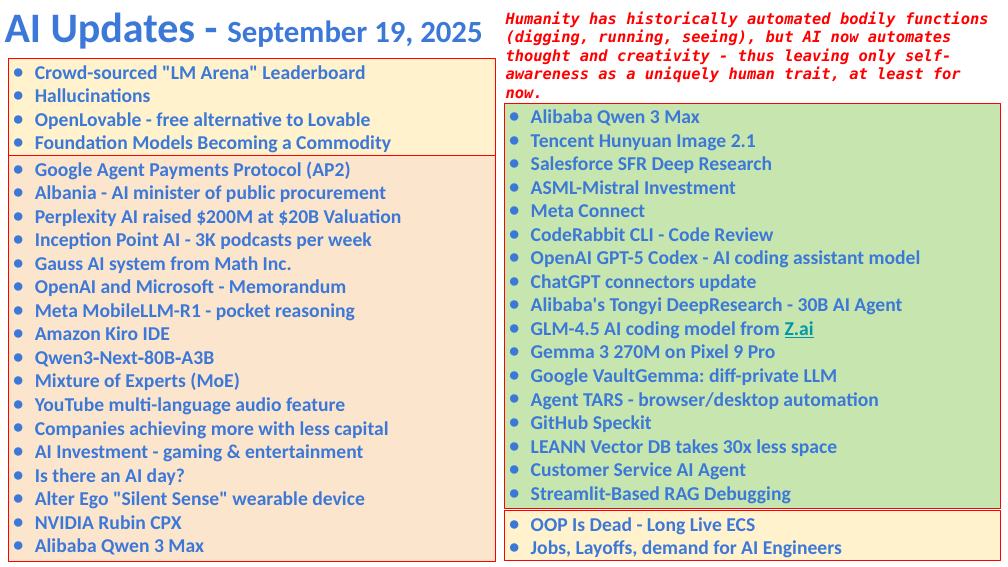
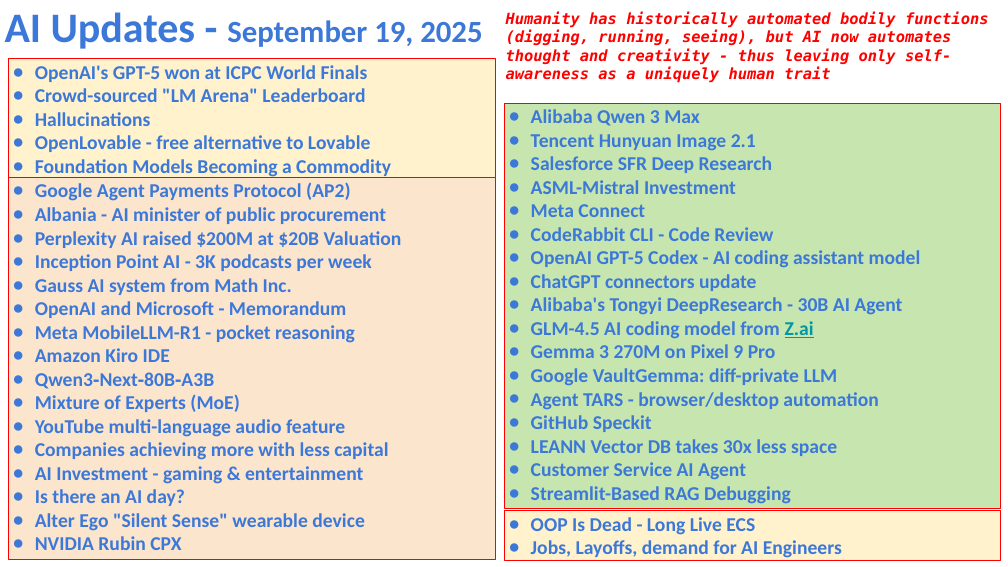
Before and after one commit to lselector/seminar, a slide deck: slide 1 of 2025/2025-09-19-AI-Updates.pptx. Drawn at 1008x567 pixels with LibreOffice and Linux fonts; fonts in the diff are those of the drawing. Boxes give left, top, right and bottom in pixels: in the first picture for what was removed or moved away, otherwise in the second. Text is boxed around its words. In the diff, an @@ line names an element or a change of style, - is before the commit and + after.

Commit message:
update

```diff
--- a/2025/2025-09-19-AI-Updates.pptx
+++ b/2025/2025-09-19-AI-Updates.pptx
@@ text at (506, 11, 989, 83): text changed @@
-Humanity has historically automated bodily functions (digging, running, seeing), but AI now automates thought and creativity - thus leaving only self-awareness as a uniquely human trait, at least for now.
+Humanity has historically automated bodily functions (digging, running, seeing), but AI now automates thought and creativity - thus leaving only self-awareness as a uniquely human trait
@@ rectangle "OpenAI's GPT-5 won at ICPC ...": place and size @@
-rectangle "OpenAI's GPT-5 won at ICPC ..." at (9, 58, 496, 155)
+rectangle "OpenAI's GPT-5 won at ICPC ..." at (9, 58, 496, 179)
@@ text in rectangle at (35, 65, 368, 82): paragraph added @@
+● OpenAI's GPT-5 won at ICPC World Finals
@@ rectangle "Google Agent Payments Protocol (AP2)": place and size @@
-rectangle "Google Agent Payments Protocol (AP2)" at (9, 155, 496, 561)
+rectangle "Google Agent Payments Protocol (AP2)" at (9, 177, 496, 559)
@@ text in rectangle at (35, 538, 204, 555): paragraph removed @@
-● Alibaba Qwen 3 Max
```
Also in this commit, not shown: 1 slide added.
